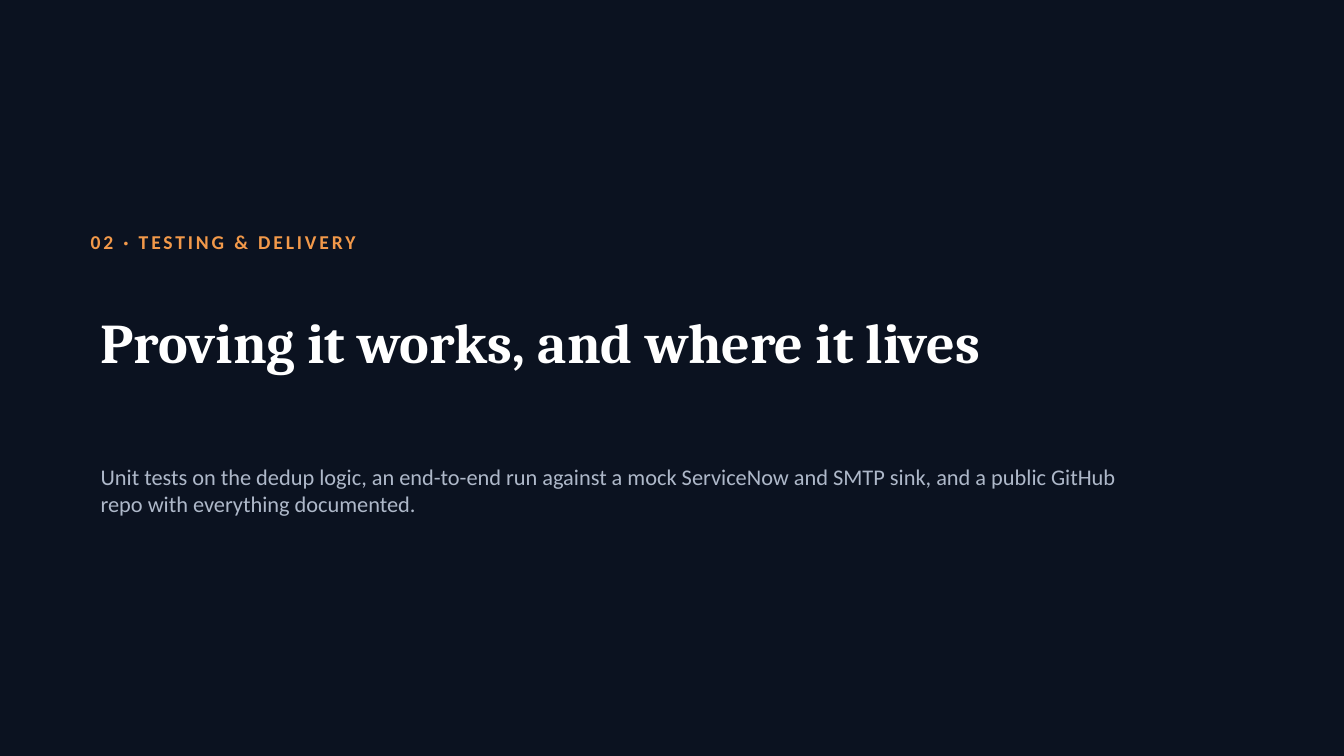
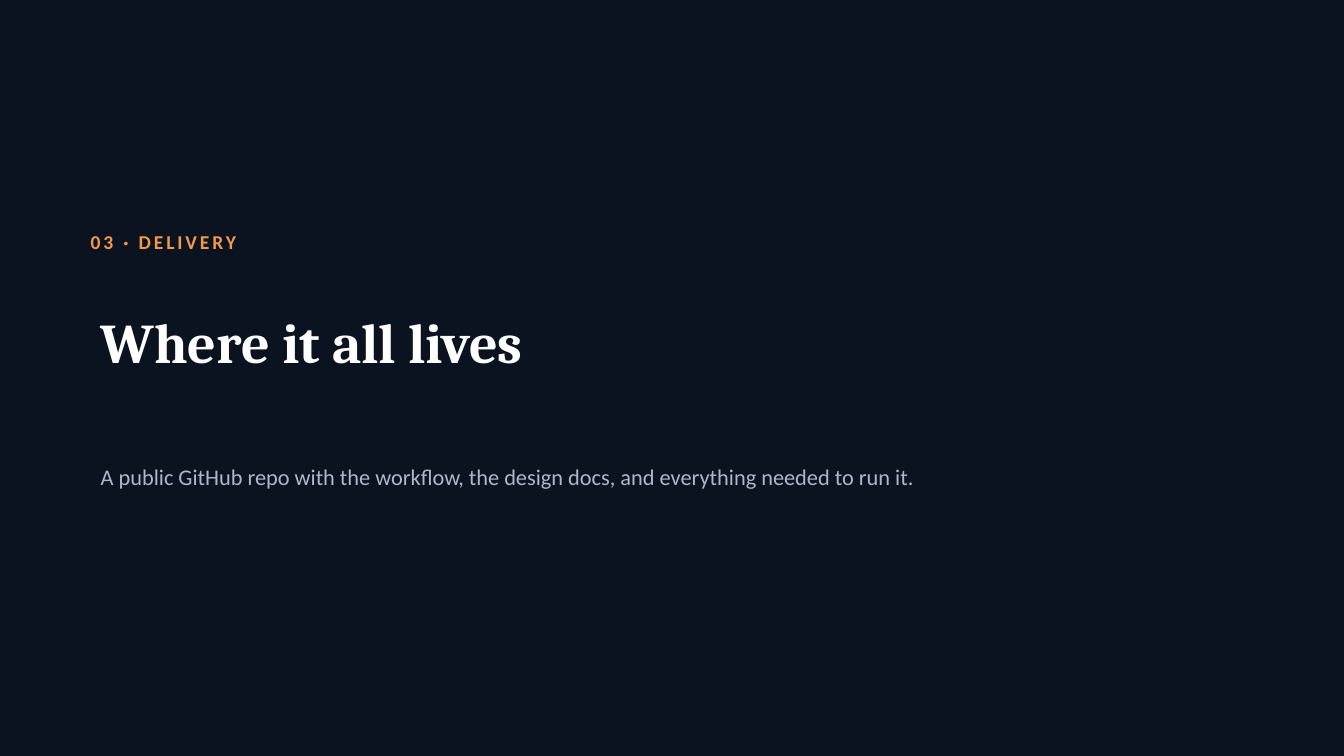
Before and after one commit to Chethan616/n8n-epsilon, a slide deck: slide 17 of n8n-epsilon-detailed.pptx (slide 14 before the commit). Drawn at 1344x756 pixels with LibreOffice and Linux fonts; fonts in the diff are those of the drawing. Boxes give left, top, right and bottom in pixels: in the first picture for what was removed or moved away, otherwise in the second. Text is boxed around its words. In the diff, an @@ line names an element or a change of style, - is before the commit and + after.

Commit message:
Add REST API deep-dive slides, remove testing slide
- new slides covering GET (retrieving incidents) and POST (creating
  them) against the ServiceNow Table API, with the actual endpoint,
  query params, and the impact/urgency-calculates-priority gotcha
- new REST API Integration section, renumbered Reliability/Delivery
  sections accordingly
- removed the Testing Results slide and its section framing; a live
  demo replaces it

```diff
--- a/n8n-epsilon-detailed.pptx
+++ b/n8n-epsilon-detailed.pptx
@@ text at (x1=91, y1=236, x2=236, y2=249): text changed @@
-02 · TESTING & DELIVERY
+03 · DELIVERY
@@ title at (x1=101, y1=324, x2=522, y2=364): text changed @@
-Proving it works, and where it lives
+Where it all lives
@@ text at (x1=101, y1=469, x2=913, y2=489): text changed @@
-Unit tests on the dedup logic, an end-to-end run against a mock ServiceNow and SMTP sink, and a public GitHub repo with everything documented.
+A public GitHub repo with the workflow, the design docs, and everything needed to run it.
```
Also in this commit, not shown: 1 other slide changed, 3 slides added, 1 slide removed.
